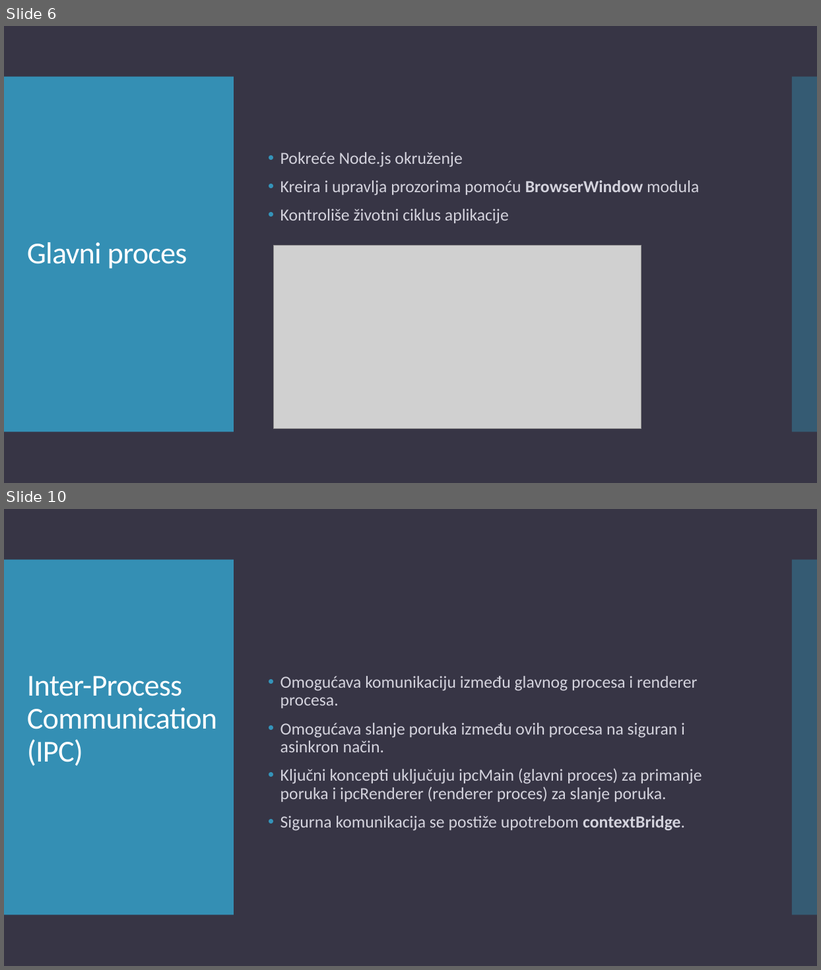
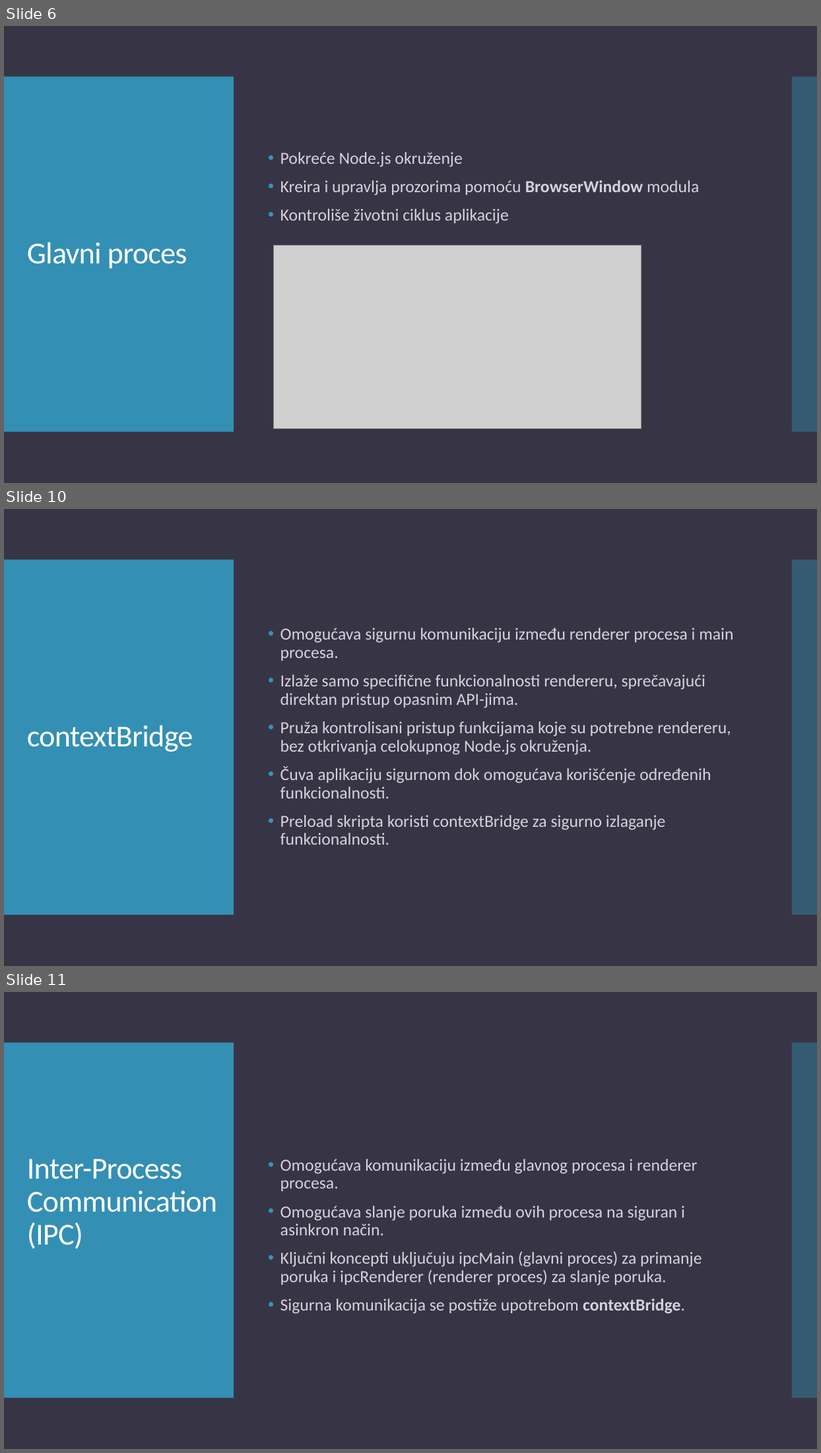
Before and after one commit to teodora18040cvetkovic/electron_react, a slide deck: Electron.pptx. Shown one above the other, each under a label of ours: slides 6 and 10 before the commit, slides 6, 10 and 11 after it; the slides between them are not shown. The pictures are 821x970 and 821x1453 pixels, drawn with LibreOffice and Linux fonts; fonts in the diff are those of the drawing; grey boxes stand for pictures. Boxes give left, top, right and bottom in pixels: in the first picture for what was removed or moved away, otherwise in the second. Text is boxed around its words. In the diff, an @@ line names an element or a change of style, - is before the commit and + after.

```diff
--- a/Electron.pptx
+++ b/Electron.pptx
@@ slide 10 added at <box>4,509,817,966</box>, background #373545; not listed: 2 template elements that a slide beside it also shows @@
@@ text added at <box>281,628,733,845</box>, 20 pt, text #D4D3DD @@
+• Omogućava sigurnu komunikaciju između renderer procesa i main procesa.
+• Izlaže samo specifične funkcionalnosti rendereru, sprečavajući direktan pristup opasnim API-jima.
+• Pruža kontrolisani pristup funkcijama koje su potrebne rendereru, bez otkrivanja celokupnog Node.js okruženja.
+• Čuva aplikaciju sigurnom dok omogućava korišćenje određenih funkcionalnosti.
+• Preload skripta koristi contextBridge za sigurno izlaganje funkcionalnosti.
@@ title added at <box>27,725,193,752</box>, 36 pt, text #FFFFFF @@
+contextBridge
@@ what was slide 10 is now slide 11 @@
```
Also in this commit, not shown: 1 slide changed, 1 other slide added, 1 slide removed.
